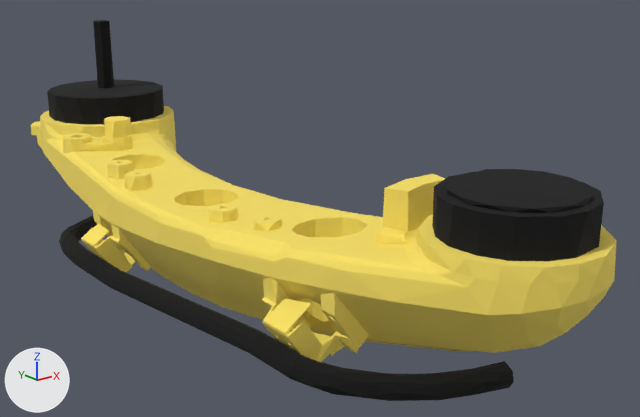
Renders of the glTF model RobotModel/Fanuc/M_10iD_12/Visual/glb/Link2.glb from each side of a commit.
One viewpoint serves both versions: a 50 mm lens placed at (-0.474, -1.014, 0.103), pointed at (0.037, -0.375, -0.152). The lights are fixed; the arrows at lower left show +X, +Y and +Z. The picture after the commit comes second. Vertices at exactly the same position are counted once.

Objects in the first picture: '/Link2/Link2-mesh/0', '/Link2/Link2-mesh/1'.
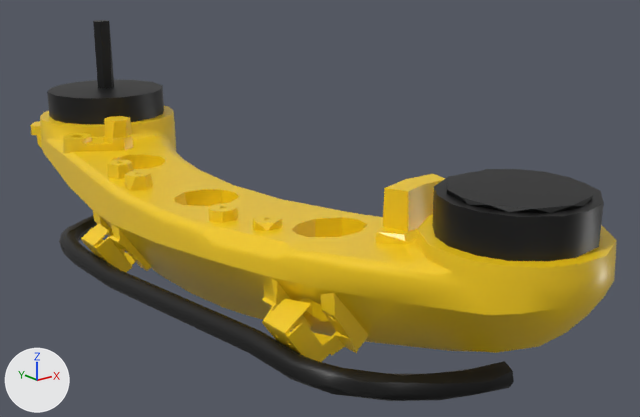
Edits to the scene script, one JSON object a line:
```json
{"op": "set", "path": "mat_link_01_part_000_mtl_001_019_material.base_color", "old": "(0.96, 0.76, 0.13)", "new": "(0.905, 0.597, 0.00802)", "note": "yellow #fae265 -> yellow #f4cb16"}
{"op": "set", "path": "mat_link_01_part_000_mtl_001_019_material.roughness", "old": "1.0", "new": "0.36"}
{"op": "set", "path": "mat_ral9005_001_material.roughness", "old": "1.0", "new": "0.46"}
{"block": "me_link2_link2_mesh_0", "where": "me_link2_link2_mesh_0.from_pydata(...)  # 1041 vertices, 1943 faces; spans x -0.13..0.082, y -0.708..0.082, z -0.238..-0.079"}
{"block": "me_link2_link2_mesh_0", "where": "# used by ob_link2_link2_mesh_0; location = (0.0, 0.0, 0.0)"}
{"block": "me_link2_link2_mesh_0", "change": "me_link2_link2_mesh_0 part 1: 1377 of the faces centred in x -0.13..0.082, y -0.708..0.081, z -0.235..-0.089 are now shaded smooth"}
```

Boxes (x1, y1, x2, y2) around the edits, measured in the pictures (640 x 417 px):
```json
{"object": "/Link2/Link2-mesh/0", "change": "recoloured, surface changed, shading changed", "before": [30, 106, 617, 362], "after": [30, 106, 617, 362]}
{"object": "/Link2/Link2-mesh/1", "change": "surface changed", "before": [47, 20, 604, 391], "after": [47, 20, 604, 391]}
{"part": 1, "of": "me_link2_link2_mesh_0", "change": "shading changed", "before": [30, 112, 617, 361], "after": [30, 112, 617, 361]}
```
